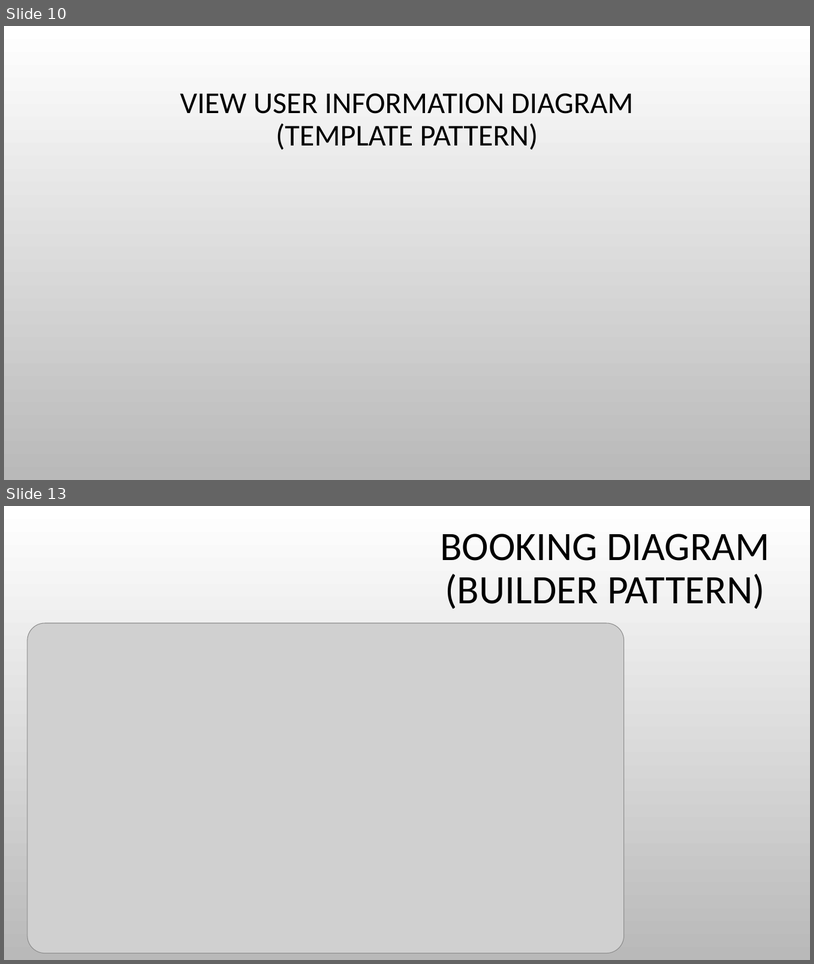
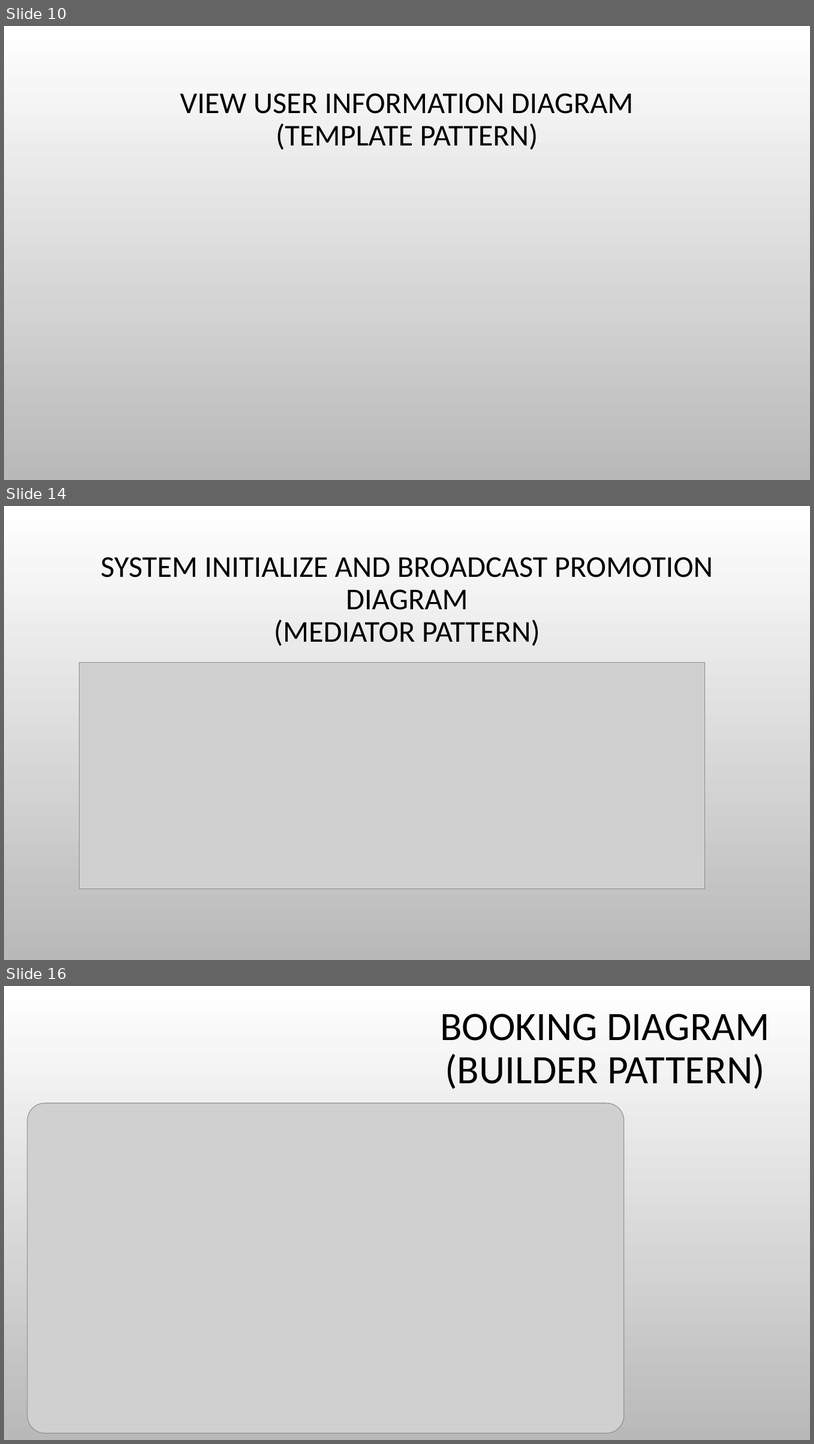
Before and after one commit to thonguyen1302/ProjectASD_Design_pattern, a slide deck: Hotel managed system.pptx. Shown one above the other, each under a label of ours: slides 10 and 13 before the commit, slides 10, 14 and 16 after it; the slides between them are not shown. The pictures are 814x964 and 814x1444 pixels, drawn with LibreOffice and Linux fonts; fonts in the diff are those of the drawing; grey boxes stand for pictures; background and template pictures are left out. Boxes give left, top, right and bottom in pixels: in the first picture for what was removed or moved away, otherwise in the second. Text is boxed around its words. In the diff, an @@ line names an element or a change of style, - is before the commit and + after.

Commit message:
Updated slides for promotion

```diff
--- a/Hotel managed system.pptx
+++ b/Hotel managed system.pptx
@@ slide 14 added at <box>4,506,810,960</box>, background picture (left out) @@
@@ title added at <box>101,557,713,646</box>, 36 pt, text #000000 @@
+SYSTEM INITIALIZE AND BROADCAST PROMOTION DIAGRAM
+(MEDIATOR PATTERN)
@@ picture added at <box>79,662,705,888</box> @@
@@ what was slide 13 is now slide 16 @@
```
Also in this commit, not shown: 3 slides changed, 2 other slides added, 6 other files.
